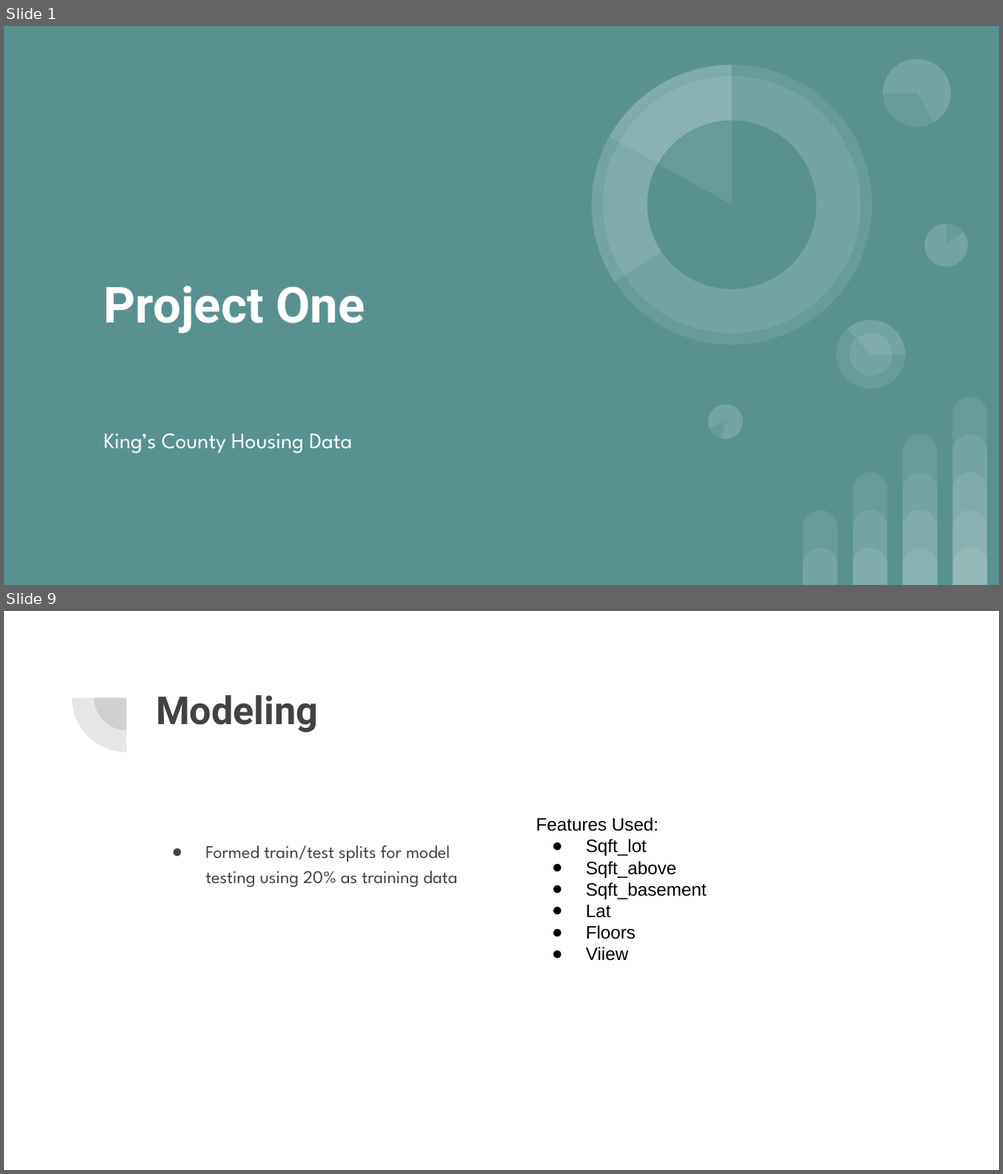
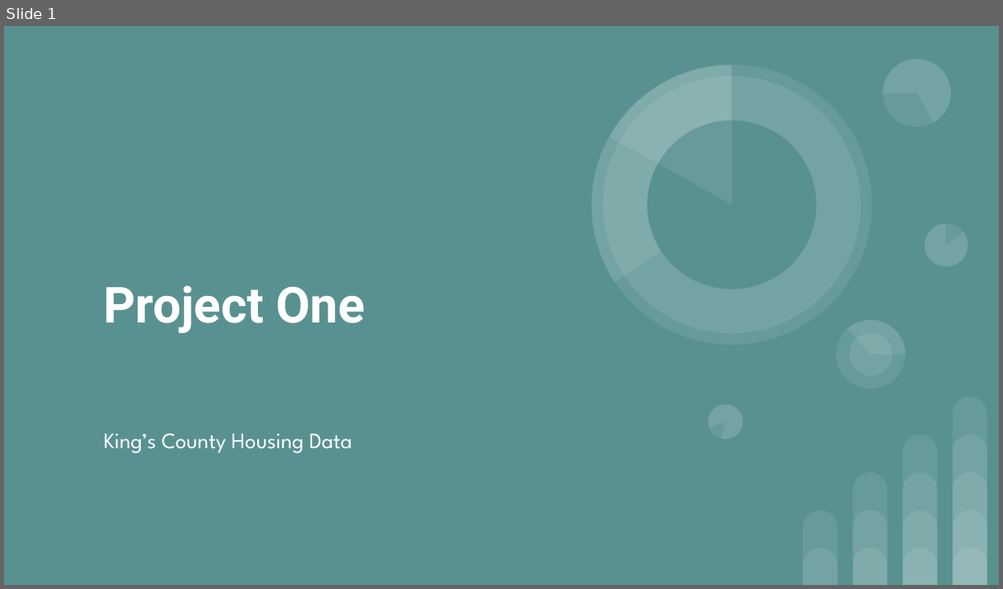
Before and after one commit to learn-co-students/dsc-1-final-project-online-ds-pt-100118, a slide deck: Project One.pptx. Shown one above the other, each under a label of ours: slides 1 and 9 before the commit, slide 1 after it; the slides between them are not shown. The pictures are 1003x1174 and 1003x589 pixels, drawn with LibreOffice and Linux fonts; fonts in the diff are those of the drawing. Boxes give left, top, right and bottom in pixels: in the first picture for what was removed or moved away, otherwise in the second. Text is boxed around its words. In the diff, an @@ line names an element or a change of style, - is before the commit and + after.

```diff
--- a/Project One.pptx
+++ b/Project One.pptx
@@ slide 9 removed at <box>4,611,999,1170</box>, background #FFFFFF @@
@@ pie slice (boxed as its full ellipse) removed at <box>71,644,180,752</box> @@
@@ pie slice (boxed as its full ellipse) removed at <box>94,666,159,730</box> @@
@@ title removed at <box>156,695,318,732</box> @@
-Modeling
@@ text removed at <box>536,817,706,961</box> @@
-Features Used:
-● Sqft_lot
-● Sqft_above
-● Sqft_basement
-● Lat
-● Floors
-● Viiew
@@ text removed at <box>205,846,457,888</box> @@
-● Formed train/test splits for model testing using 20% as training data
```
Also in this commit, not shown: 6 slides added, 10 other slides removed, 1 other file.
